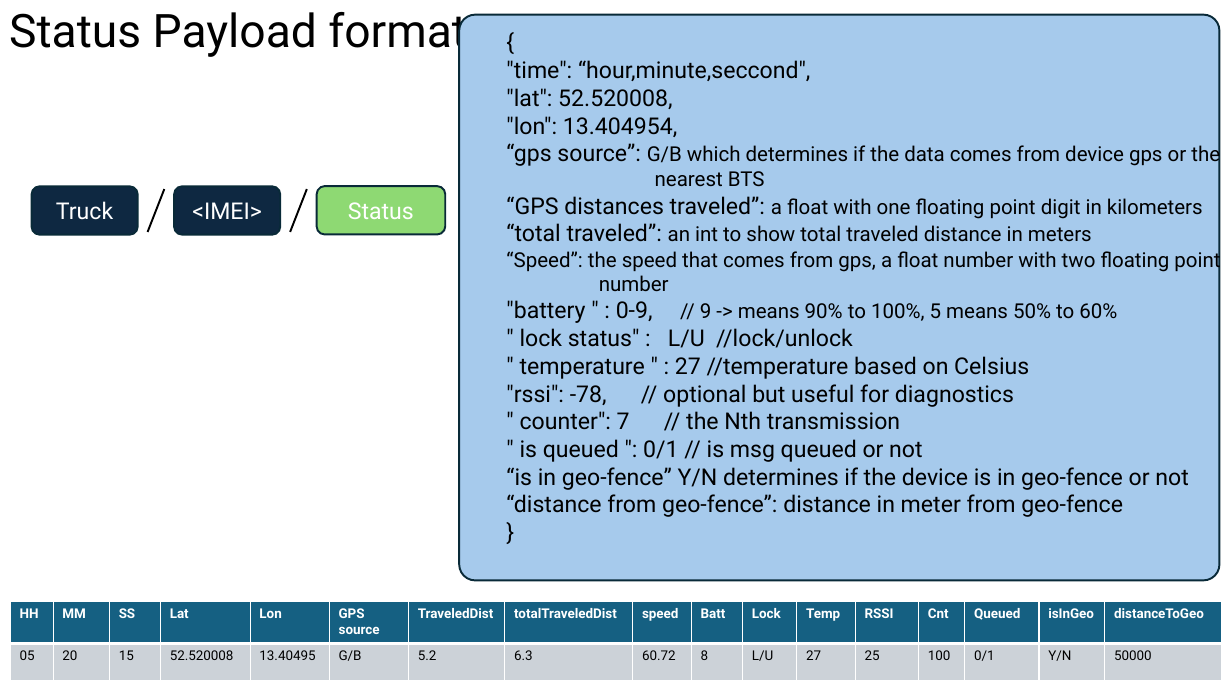
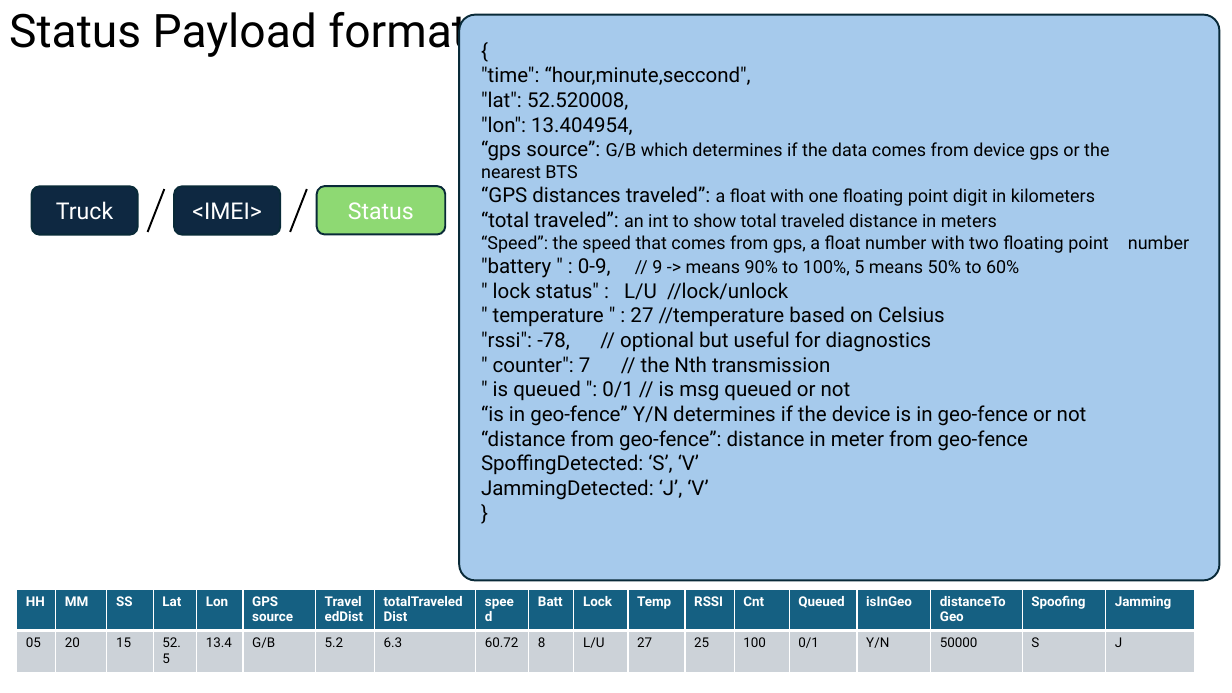
Before and after one commit to hamidrezaHemati/MQTT-AutoLock, a slide deck: slide 9 of Structure/Communication Workflow — MQTT Design & Architecture.pptx. Drawn at 1232x693 pixels with LibreOffice and Linux fonts; fonts in the diff are those of the drawing. Boxes give left, top, right and bottom in pixels: in the first picture for what was removed or moved away, otherwise in the second. Text is boxed around its words. In the diff, an @@ line names an element or a change of style, - is before the commit and + after.

Commit message:
new msg structure for status

```diff
--- a/Structure/Communication Workflow — MQTT Design & Architecture.pptx
+++ b/Structure/Communication Workflow — MQTT Design & Architecture.pptx
@@ text "{": place and size @@
-text "{" at [506, 60, 1220, 517]
+text "{" at [481, 66, 1109, 500]
@@ text at [481, 66, 1109, 451]: size 18 to 16 pt in "{", ""time": “hour,minute,seccond",", ""lat": 52.520008,", ""lon": 13.404954," and 12 more places; size 16 to 14 pt in "G/B which determines if the data comes ...", "a float with one floating point digit ...", "an int to show total traveled distance ...", "“Speed”: the speed that comes from gps, ..." and 1 more places @@
@@ text at [481, 454, 708, 500]: paragraphs added @@
+SpoffingDetected: ‘S’, ‘V’
+JammingDetected: ‘J’, ‘V’
@@ table at [17, 590, 1194, 673] @@
-column 4, row 2: 52.520008
+column 4, row 2: 52.5
-column 5, row 2: 13.40495
+column 5, row 2: 13.4
+column 18: Spoofing | S
+column 19: Jamming | J
@@ table: place and size @@
-table at [10, 602, 1219, 681]
+table at [17, 590, 1194, 673]
```
Also in this commit, not shown: 1 other file.
